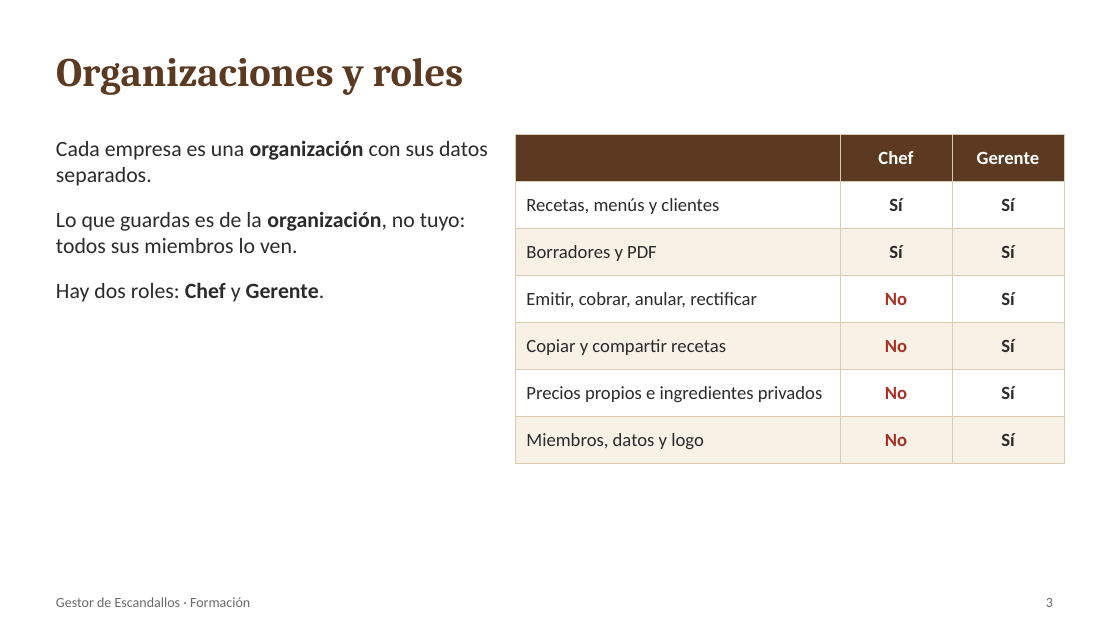
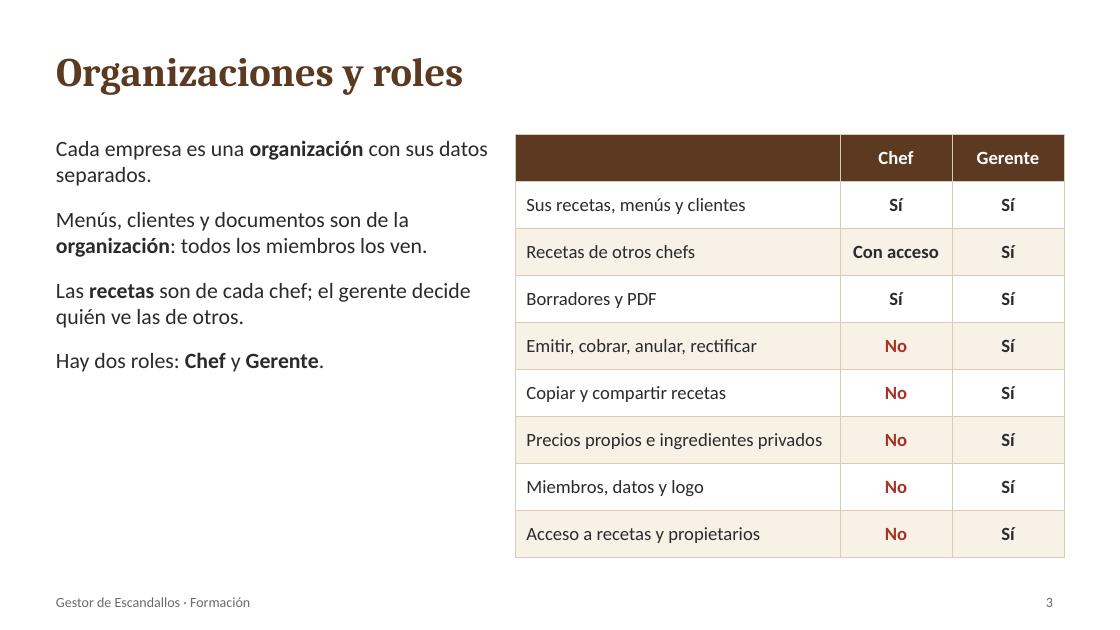
Before and after one commit to robertobergua-maker/escandallos-catering, a slide deck: slide 3 of docs/manual/Manual_Gestor_Escandallos.pptx. Drawn at 1120x630 pixels with LibreOffice and Linux fonts; fonts in the diff are those of the drawing. Boxes give left, top, right and bottom in pixels: in the first picture for what was removed or moved away, otherwise in the second. Text is boxed around its words. In the diff, an @@ line names an element or a change of style, - is before the commit and + after.

```diff
--- a/docs/manual/Manual_Gestor_Escandallos.pptx
+++ b/docs/manual/Manual_Gestor_Escandallos.pptx
@@ table at (515, 134, 1064, 547) @@
-row 2: Recetas, menús y clientes | Sí | Sí
+row 2: Sus recetas, menús y clientes | Sí | Sí
+row 3: Recetas de otros chefs | Con acceso | Sí
+row 9: Acceso a recetas y propietarios | No | Sí
@@ text at (56, 212, 471, 328): text changed @@
-Lo que guardas es de la organización, no tuyo: todos sus miembros lo ven.
+Menús, clientes y documentos son de la organización: todos los miembros los ven.
+Las recetas son de cada chef; el gerente decide quién ve las de otros.
```
Also in this commit, not shown: 1 other slide changed, 4 slides added, 5 other files.
